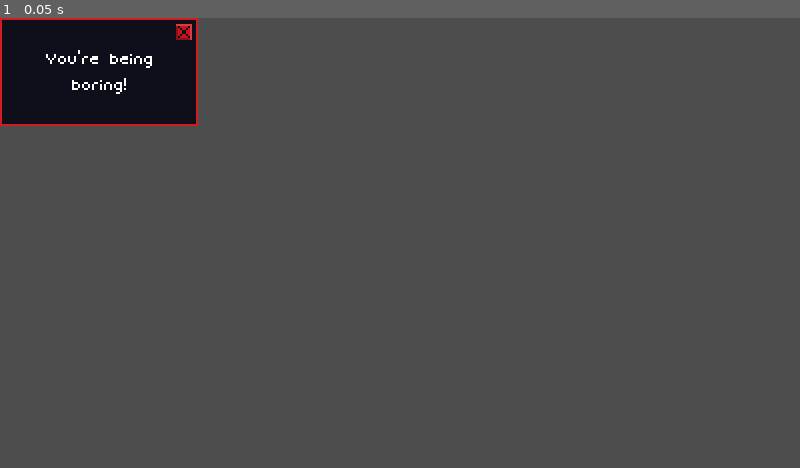
Above: before the commit, frame 1.
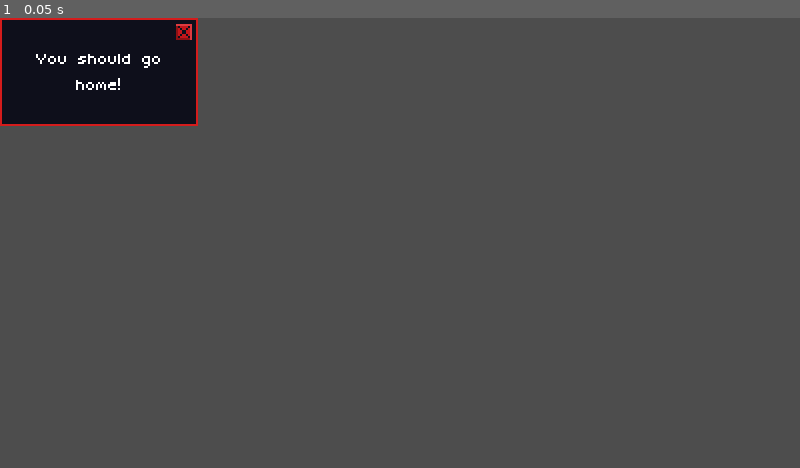
Above: after the commit, the same moment.

Repository: maxfarr/werewolf-game
Game: Godot game, scene res://scenes/minigames/intrusive_thought.tscn
Two runs of this game, one before a commit and one after it. Both use one fixed random seed, a clock stepped at 60 frames per second and the inputs below. This scene is started directly instead of the project's main scene.
Inputs:
- Up to frame 1 (0.05 s): no input

The runs differ from the first frame. In frame 1, 0.2% of the frame differs, in the area x 4-20%, y 7-17%.

Commit message:
implemented intrusive thoughts minigame

Diff:
--- a/scenes/main/game_screen.gd
+++ b/scenes/main/game_screen.gd
@@ -14,7 +14,10 @@
 ]
 
 const minigames = [
-	preload("res://scenes/minigames/dialogue.tscn"), preload("res://scenes/minigames/eye_contact.tscn"), preload("res://scenes/minigames/hand_fidget.tscn")
+	preload("res://scenes/minigames/dialogue.tscn"),
+	preload("res://scenes/minigames/eye_contact.tscn"),
+	preload("res://scenes/minigames/hand_fidget.tscn"),
+	preload("res://scenes/minigames/intrusive_thoughts.tscn")
 ]
 var last_generated_minigame: int = -1
 var next_minigame_timer: Timer
--- a/scenes/main/game_screen.tscn
+++ b/scenes/main/game_screen.tscn
@@ -115,10 +115,6 @@
 texture = ExtResource("2_vas8p")
 stretch_mode = 2
 
-[node name="CurrentMinigame" type="Node2D" parent="."]
-unique_name_in_owner = true
-position = Vector2(121, 68)
-
 [node name="PotionClickArea" type="Control" parent="."]
 unique_name_in_owner = true
 layout_mode = 3
@@ -301,11 +297,16 @@
 stream = ExtResource("24_qigmr")
 volume_db = 10.307
 
+[node name="CurrentMinigame" type="Node2D" parent="."]
+unique_name_in_owner = true
+position = Vector2(121, 68)
+
 [node name="FullscreenArea" type="Control" parent="."]
 layout_mode = 3
 anchors_preset = 0
 offset_right = 5.0
 offset_bottom = 7.0
+mouse_filter = 1
 
 [connection signal="gui_input" from="PotionClickArea/Match3" to="PotionClickArea/Match3" method="_on_gui_input"]
 [connection signal="gui_input" from="MainClickArea" to="." method="_on_main_click_area_gui_input"]
--- a/scenes/minigames/intrusive_thought.tscn
+++ b/scenes/minigames/intrusive_thought.tscn
@@ -40,9 +40,10 @@
 offset_top = 13.0
 offset_right = 88.0
 offset_bottom = 40.0
+mouse_filter = 0
 theme_override_fonts/font = ExtResource("4_42s8p")
 theme_override_font_sizes/font_size = 5
-text = "You're being boring!"
+text = "You should go home!"
 horizontal_alignment = 1
 vertical_alignment = 1
 autowrap_mode = 3
--- /dev/null
+++ b/scenes/minigames/intrusive_thoughts.tscn
@@ -0,0 +1,33 @@
+[gd_scene load_steps=3 format=3 uid="uid://bm1xku42yknx5"]
+
+[ext_resource type="Script" path="res://scripts/minigames/intrusive_thoughts.gd" id="1_k361v"]
+[ext_resource type="PackedScene" uid="uid://4aq1x6kyama" path="res://scenes/minigames/minigame_timer.tscn" id="2_uhtrs"]
+
+[node name="IntrusiveThoughts" type="Control"]
+z_index = 12
+layout_mode = 3
+anchors_preset = 8
+anchor_left = 0.5
+anchor_top = 0.5
+anchor_right = 0.5
+anchor_bottom = 0.5
+grow_horizontal = 2
+grow_vertical = 2
+script = ExtResource("1_k361v")
+
+[node name="TextureRect" type="ColorRect" parent="."]
+visible = false
+layout_mode = 0
+offset_left = -20.0
+offset_top = -19.5
+offset_right = 20.0
+offset_bottom = 20.5
+
+[node name="MinigameTimer" parent="." instance=ExtResource("2_uhtrs")]
+unique_name_in_owner = true
+z_index = 2
+layout_mode = 1
+offset_left = 97.0
+offset_top = 131.5
+offset_right = 97.0
+offset_bottom = 131.5
--- a/scripts/autoload/game_state.gd
+++ b/scripts/autoload/game_state.gd
@@ -8,13 +8,29 @@
 const timer_durations_s = {
 	"eye_contact" : [14.0, 12.0, 12.0, 10.0, 9.0],
 	"hand_fidget" : [7.0, 7.0, 6.0, 6.0, 4.0],
-	"dialogue" : [9.0, 9.0, 8.0, 8.0, 7.0]
+	"dialogue" : [9.0, 9.0, 8.0, 8.0, 7.0],
+	"intrusive_thoughts" : [7.0, 7.0, 6.0, 6.0, 5.0]
 }
+
+const intrusive_thoughts_number = [3, 4, 4, 5, 5]
 
 const heat_speeds = [20.0, 22.0, 24.0, 28.0, 32.0]
 
 const event_delay_ranges = [[5, 10], [4, 8], [3, 7], [3, 5], [2, 4]]
 
+const intrusive_thought_options = [
+	"You're being boring!",
+	"You suck!",
+	"You should go home!",
+	"ANXIETY",
+	"Hey! Hey! Hey!",
+	"Your nose is itching",
+	"[painful memory]",
+	"That was CRINGE",
+	"Why did you say that?!",
+	"Stop being a weirdo!"
+]
+
 const dialogue_options = [
 	{"loveinterest": "What's your favorite food?", "correct": "Pizza", "wolfy": "People"}
 ]
--- a/scripts/autoload/signal_bus.gd
+++ b/scripts/autoload/signal_bus.gd
@@ -8,3 +8,4 @@
 signal dialogue_started
 signal dialogue_ended
 signal fullscreen_mouse_up
+signal intrusive_thought_closed
--- a/scripts/minigames/intrusive_thought.gd
+++ b/scripts/minigames/intrusive_thought.gd
@@ -1,4 +1,6 @@
 extends Control
+
+var id
 
 # Called when the node enters the scene tree for the first time.
 func _ready():
@@ -9,4 +11,4 @@
 	pass
 
 func _on_exit_button_button_up():
-	queue_free()
+	SignalBus.intrusive_thought_closed.emit(id)
--- /dev/null
+++ b/scripts/minigames/intrusive_thoughts.gd
@@ -0,0 +1,71 @@
+extends Control
+
+const min_x = -117
+const max_x = 21
+
+const min_y = -63
+const max_y = 93
+
+const min_popup_distance = 20.0
+
+var popups_remaining = 0
+
+var popup = preload("res://scenes/minigames/intrusive_thought.tscn")
+var popups = []
+
+var running = false
+
+func _generate_positions():
+	var done = false
+	while not done:
+		var positions = []
+		done = true
+		for i in range(popups_remaining):
+			var new_pos = Vector2(randi_range(min_x, max_x), randi_range(min_y, max_y))
+			for pos in positions:
+				if pos.x == new_pos.x or pos.y == new_pos.y or new_pos.distance_to(pos) < min_popup_distance:
+					done = false
+					break
+			if not done:
+				break
+			positions.append(new_pos)
+
+		if done:
+			return positions
+
+func _handle_popup_closed(id):
+	if running:
+		popups[id].queue_free()
+		popups_remaining -= 1
+		if popups_remaining == 0:
+			%MinigameTimer._stop()
+			%MinigameTimer.visible = false
+			SignalBus.minigame_succeeded.emit()
+			running = false
+
+# Called when the node enters the scene tree for the first time.
+func _ready():
+	popups_remaining = 5#GameState.intrusive_thoughts_number[GameState.level]
+
+	var positions = _generate_positions()
+	var random_popup_options = GameState.intrusive_thought_options.duplicate()
+	random_popup_options.shuffle()
+
+	for i in range(popups_remaining):
+		var new_popup = popup.instantiate()
+		new_popup.id = i
+		new_popup.get_child(2).text = random_popup_options[i]
+		new_popup.position = positions[i]
+		popups.append(new_popup)
+		add_child(new_popup)
+
+	running = true
+	SignalBus.intrusive_thought_closed.connect(_handle_popup_closed)
+	%MinigameTimer.failure.connect(func():
+		running = false
+		SignalBus.minigame_failed.emit())
+	%MinigameTimer._start(GameState.timer_durations_s["intrusive_thoughts"][GameState.level])
+
+# Called every frame. 'delta' is the elapsed time since the previous frame.
+func _process(delta):
+	pass
